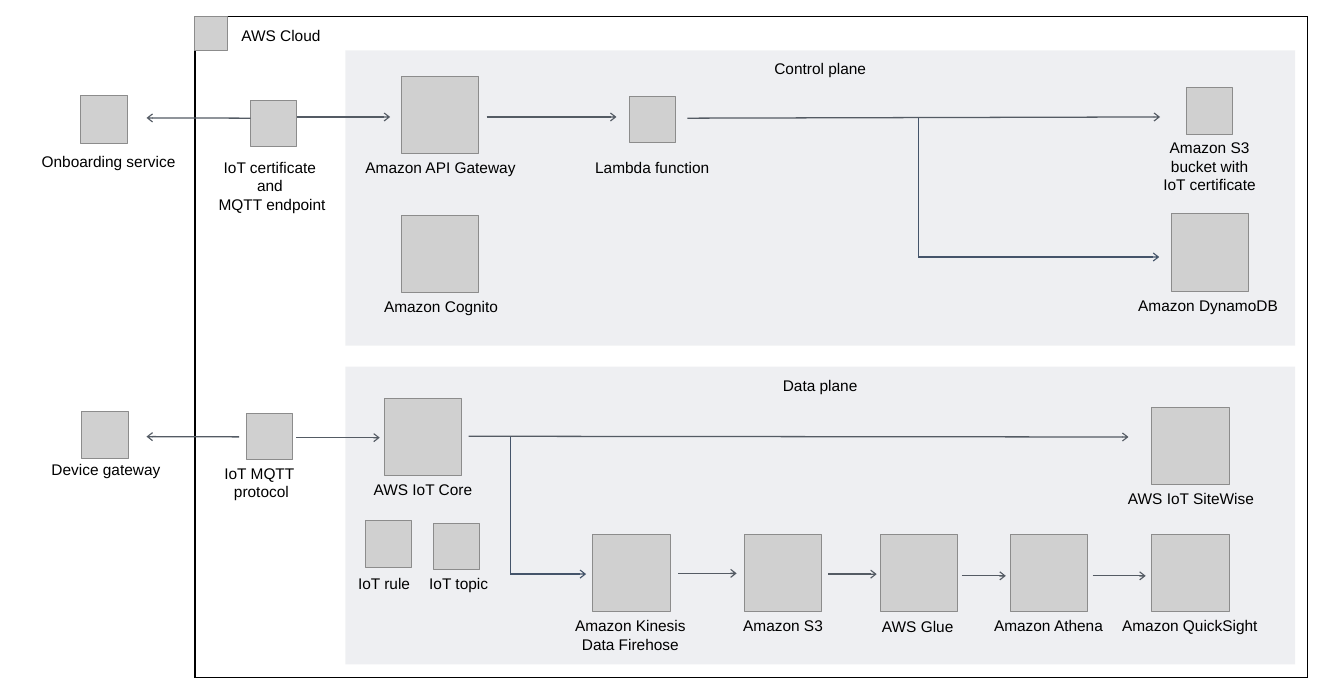
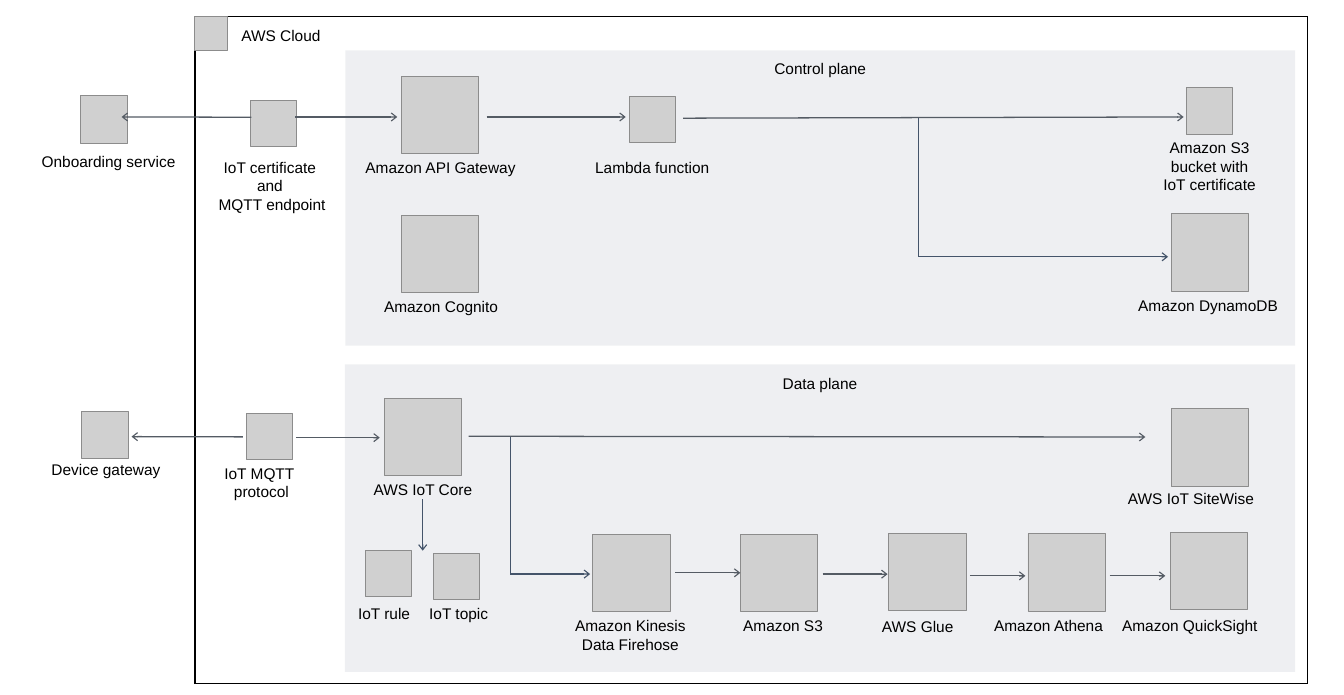
Before and after one commit to synectiks-code/quickstart-iot-device-connectivity, a slide deck: slide 4 of docs/images/rigado-iot-device-connectivity-architecture-diagram.pptx. Drawn at 1344x695 pixels with LibreOffice and Linux fonts; fonts in the diff are those of the drawing; grey boxes stand for pictures. Boxes give left, top, right and bottom in pixels: in the first picture for what was removed or moved away, otherwise in the second. Text is boxed around its words. In the diff, an @@ line names an element or a change of style, - is before the commit and + after.

```diff
--- a/docs/images/rigado-iot-device-connectivity-architecture-diagram.pptx
+++ b/docs/images/rigado-iot-device-connectivity-architecture-diagram.pptx
@@ rectangle "AWS Cloud" resized from (x1=195, y1=17, x2=1307, y2=678) to (x1=195, y1=17, x2=1307, y2=684) @@
@@ arrow moved from (146, 118) - (250, 119) to (121, 117) - (251, 118) @@
@@ arrow moved from (298, 117) - (390, 117) to (296, 117) - (398, 117) @@
@@ arrow moved from (487, 117) - (616, 117) to (487, 117) - (626, 117) @@
@@ arrow moved from (688, 119) - (1160, 117) to (683, 119) - (1184, 117) @@
@@ freeform shape resized from (x1=919, y1=119, x2=1160, y2=258) to (x1=919, y1=119, x2=1168, y2=258) @@
@@ rectangle "Data plane" resized from (x1=346, y1=367, x2=1296, y2=665) to (x1=345, y1=364, x2=1295, y2=672) @@
@@ 3 pictures moved together from (x1=1010, y1=408, x2=1229, y2=612) to (x1=1028, y1=409, x2=1248, y2=611) @@
@@ arrow moved from (146, 437) - (239, 437) to (132, 437) - (243, 437) @@
@@ arrow moved from (469, 437) - (1128, 437) to (469, 437) - (1146, 437) @@
@@ freeform shape resized from (x1=511, y1=437, x2=586, y2=575) to (x1=511, y1=437, x2=590, y2=575) @@
@@ arrow added from (423, 499) to (423, 551), #44546A 1 pt @@
@@ picture moved from (x1=881, y1=535, x2=957, y2=612) to (x1=889, y1=534, x2=966, y2=611) @@
@@ arrow moved from (678, 574) - (737, 574) to (676, 573) - (741, 573) @@
@@ arrow moved from (829, 575) - (877, 575) to (823, 575) - (888, 575) @@
@@ arrow moved from (962, 576) - (1006, 576) to (970, 576) - (1025, 576) @@
@@ arrow moved from (1093, 576) - (1146, 576) to (1109, 576) - (1165, 576) @@
@@ 2 pictures, 2 texts moved together from (x1=358, y1=521, x2=488, y2=592) to (x1=358, y1=551, x2=488, y2=622) @@
```
Also in this commit, not shown: 4 other files.
